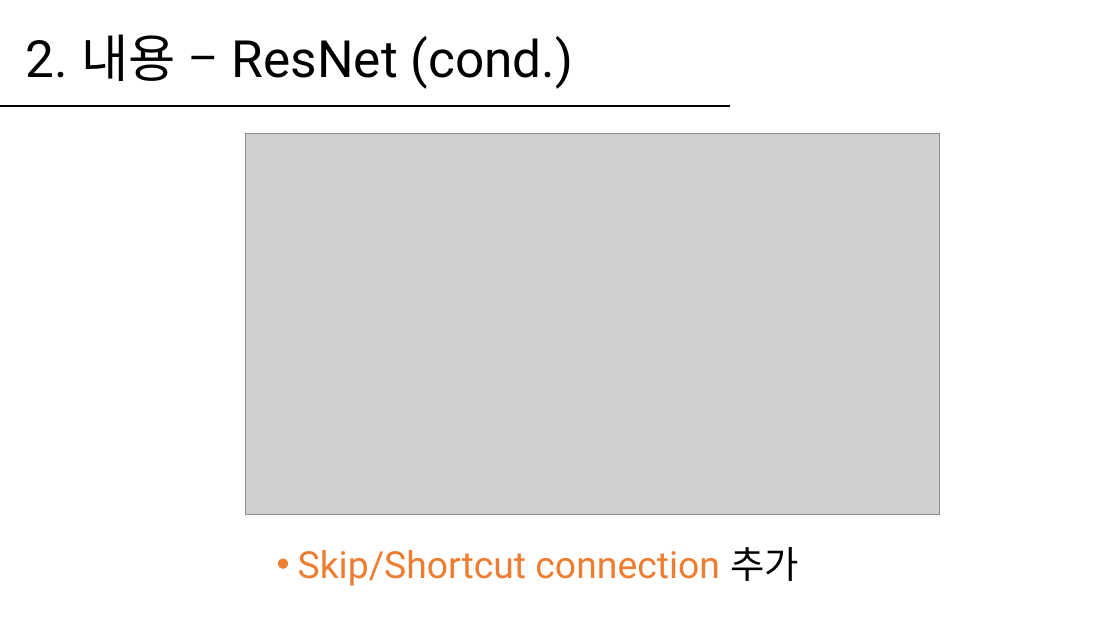
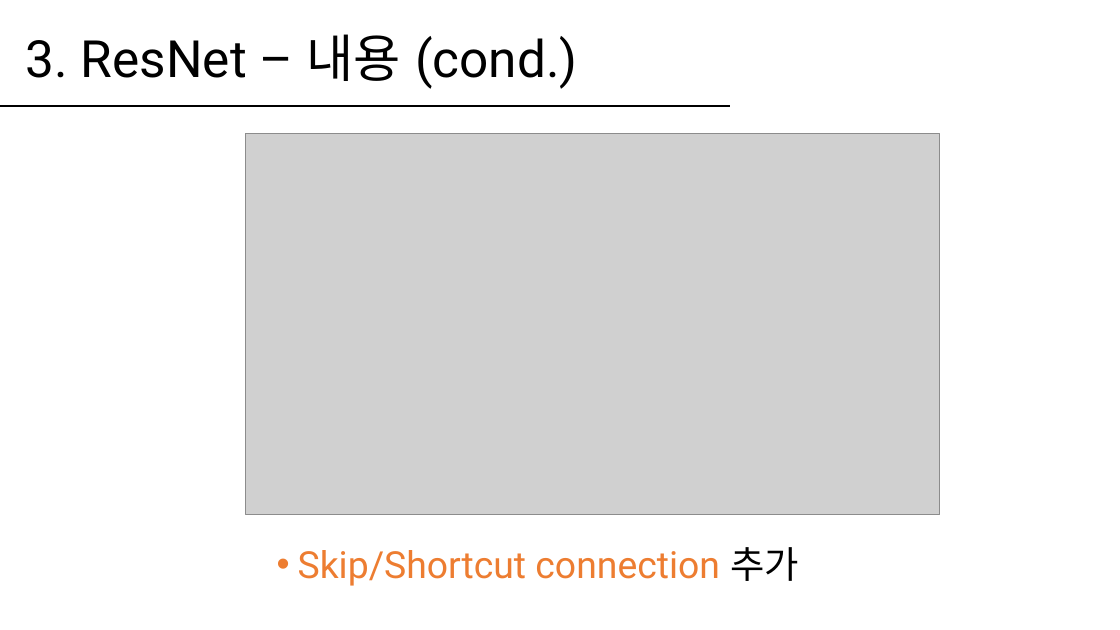
Before and after one commit to hanabzu/Computer-Vision-Project, a slide deck: slide 7 of report/발표_20154532.pptx (slide 6 before the commit). Drawn at 1120x630 pixels with LibreOffice and Linux fonts; fonts in the diff are those of the drawing; grey boxes stand for pictures. Boxes give left, top, right and bottom in pixels: in the first picture for what was removed or moved away, otherwise in the second. Text is boxed around its words. In the diff, an @@ line names an element or a change of style, - is before the commit and + after.

```diff
--- a/report/발표_20154532.pptx
+++ b/report/발표_20154532.pptx
@@ title at (x1=26, y1=34, x2=577, y2=89): text changed @@
-2. 내용 – ResNet (cond.)
+3. ResNet – 내용 (cond.)
```
Also in this commit, not shown: 5 other slides changed, 14 slides added, 6 slides removed, 2 other files.
